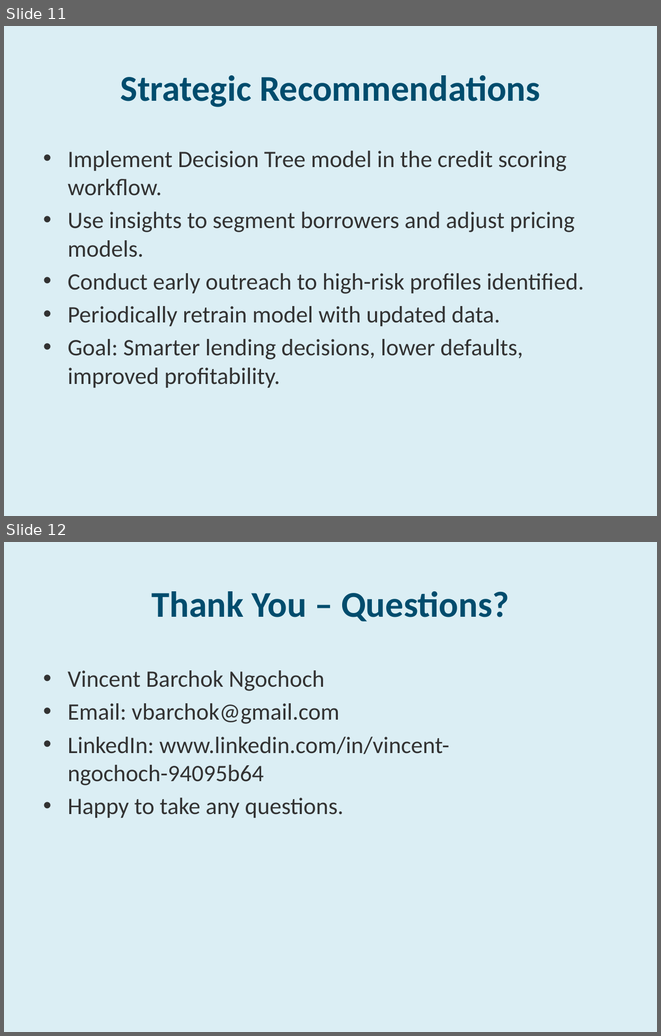
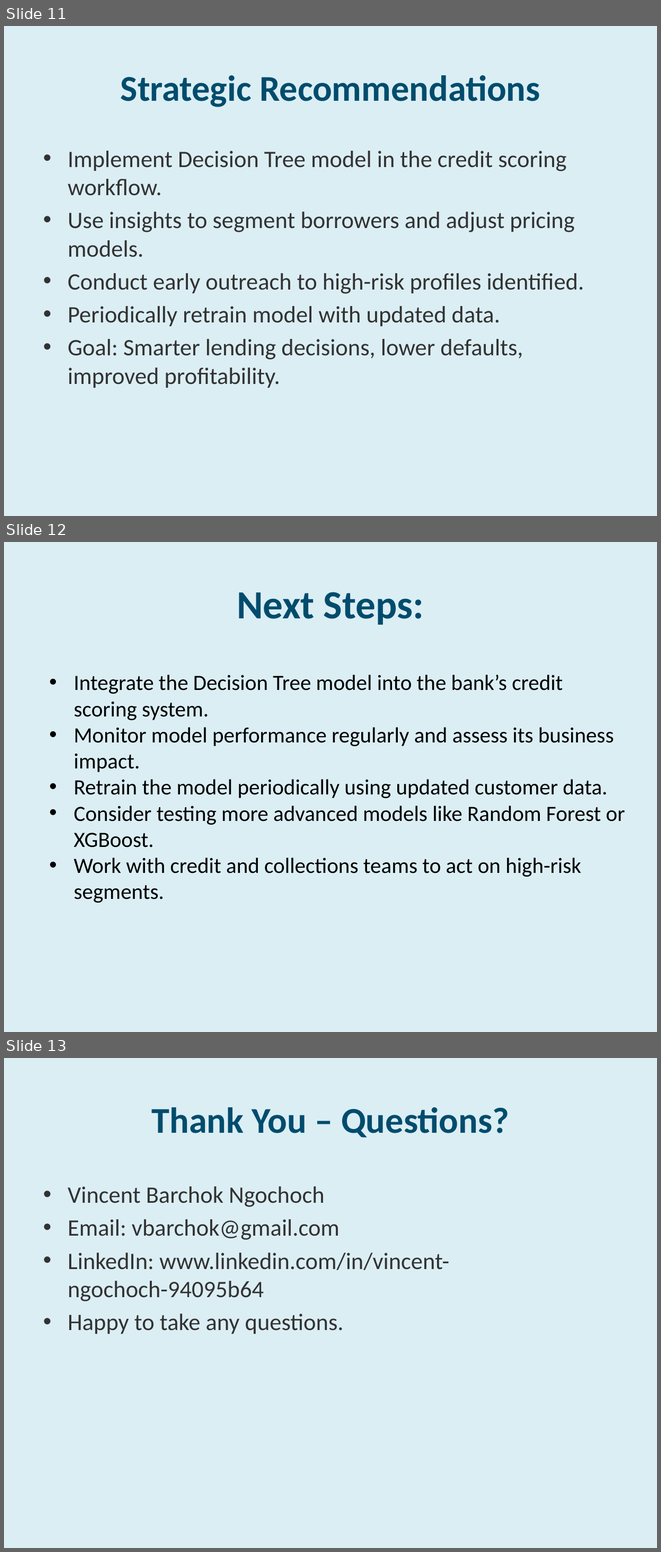
Before and after one commit to Vincent1237/Loan-Default-Prediction-ML, a slide deck: Final_Presentation.pptx. Shown one above the other, each under a label of ours: slides 11 and 12 before the commit, slides 11, 12 and 13 after it. The pictures are 661x1036 and 661x1552 pixels, drawn with LibreOffice and Linux fonts; fonts in the diff are those of the drawing. Boxes give left, top, right and bottom in pixels: in the first picture for what was removed or moved away, otherwise in the second. Text is boxed around its words. In the diff, an @@ line names an element or a change of style, - is before the commit and + after.

Commit message:
updated presentation file

```diff
--- a/Final_Presentation.pptx
+++ b/Final_Presentation.pptx
@@ slide 12 added at <box>4,542,657,1032</box>, background #DBEEF4 @@
@@ title added at <box>237,592,424,625</box>, 44 pt, text #004C6D, bold @@
+Next Steps:
@@ text added at <box>74,674,625,902</box>, 24 pt, text #000000 @@
+• Integrate the Decision Tree model into the bank’s credit scoring system.
+• Monitor model performance regularly and assess its business impact.
+• Retrain the model periodically using updated customer data.
+• Consider testing more advanced models like Random Forest or XGBoost.
+• Work with credit and collections teams to act on high-risk segments.
@@ what was slide 12 is now slide 13 @@
```
Also in this commit, not shown: 1 slide removed.
